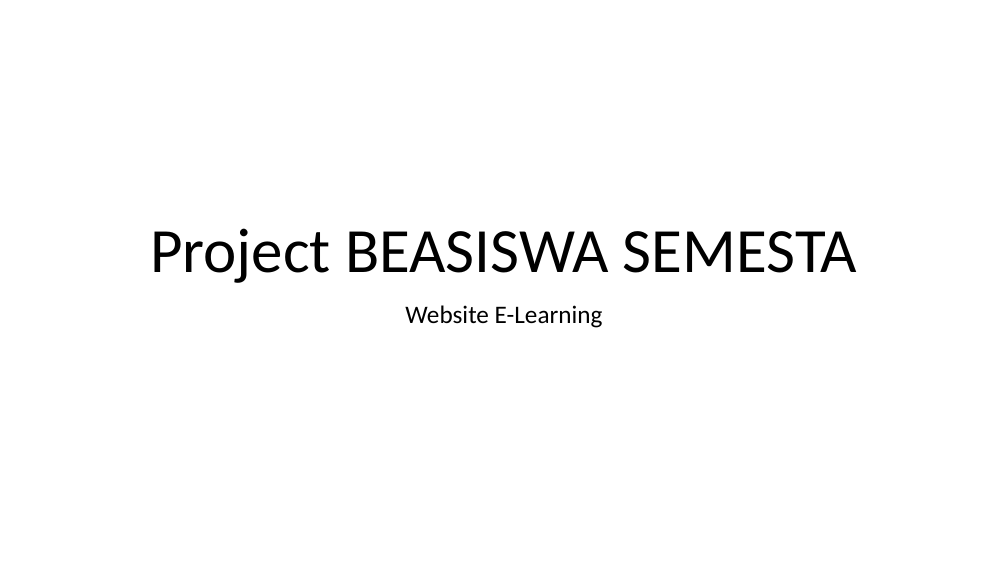
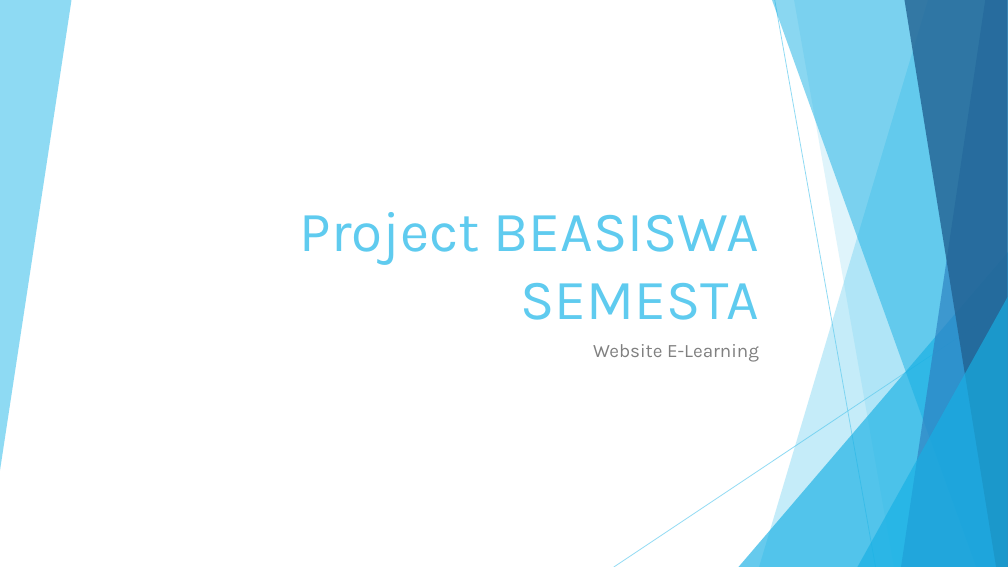
Before and after one commit to AdrianRafli/SEMIVA, a slide deck: slide 1 of PPt.pptx. Drawn at 1008x567 pixels with LibreOffice and Linux fonts; fonts in the diff are those of the drawing. Boxes give left, top, right and bottom in pixels: in the first picture for what was removed or moved away, otherwise in the second. Text is boxed around its words. In the diff, an @@ line names an element or a change of style, - is before the commit and + after.

```diff
--- a/PPt.pptx
+++ b/PPt.pptx
@@ title "Project BEASISWA SEMESTA": place and size @@
-title "Project BEASISWA SEMESTA" at [150,228,857,283]
+title "Project BEASISWA SEMESTA" at [300,212,759,320]
@@ title "Project BEASISWA SEMESTA" at [300,212,759,320]: size 60 to 54 pt, font Calibri to Karla, text colour #000000 to #5FCBEF; alignment centre to right; line spacing 0.9 to 1 @@
@@ group added at [0,0,1008,567]: 6 freeform shapes, 2 lines, 2 triangles @@
@@ subtitle "Website E-Learning": place and size @@
-subtitle "Website E-Learning" at [405,305,603,328]
+subtitle "Website E-Learning" at [593,344,759,362]
@@ subtitle "Website E-Learning" at [593,344,759,362]: size 24 to 18 pt, font Calibri to Karla, text colour #000000 to #808080; alignment centre to right; line spacing 0.9 to 1 @@
```
Also in this commit, not shown: 7 other slides changed, 1 slide added.
